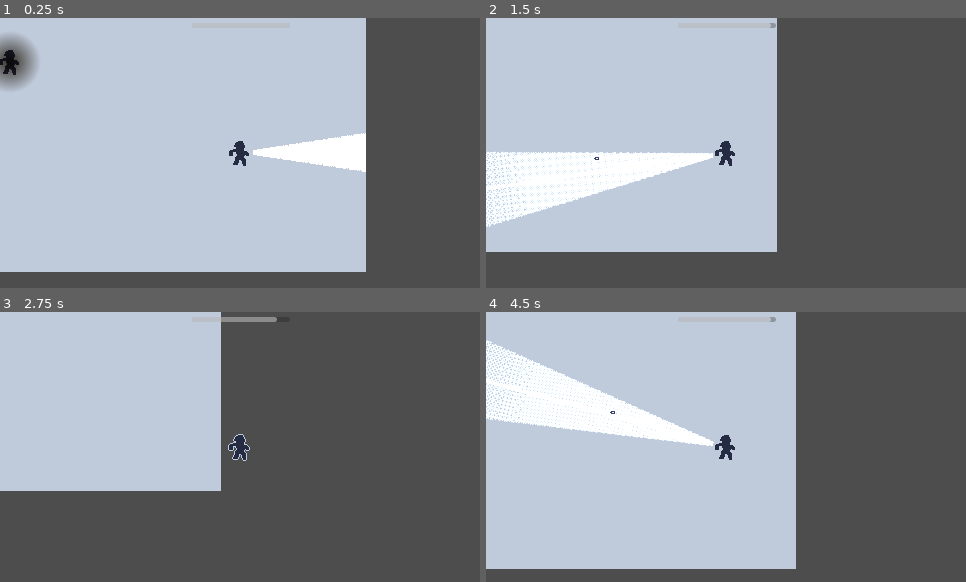
Above: before the commit, frames 1-4 (two rows, left to right).
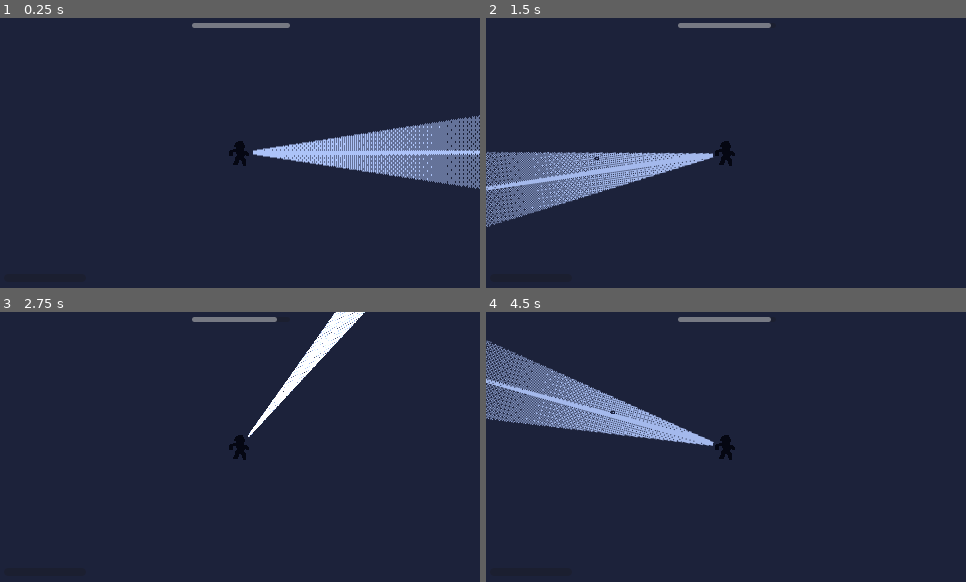
Above: after the commit, the same moments.

Repository: snowfrogdev/1-bit-game-jam-2024
Game: Godot game, scene res://main.tscn
Two runs of this game, one before a commit and one after it. Both use one fixed random seed, a clock stepped at 60 frames per second and the inputs below.
Inputs (mouse positions are in pixels of both pictures, inside the frame that each line leads up to):
- Up to frame 1 (0.25 s): no input
- Up to frame 2 (1.5 s): tap Enter at 0.5 s; move the mouse to (831, 139) at 0.52 s; hold D (Move Right) 0.53-1.28 s; hold Right mouse button (Boost Flashlight) 0.53-1.28 s; move the mouse to (630, 166) at 1.27 s; hold S (Move Down) from 1.28 s (still down); click (630, 166) at 1.35 s
- Up to frame 3 (2.75 s): move the mouse to (288, 387) at 2.02 s; release S (Move Down) at 2.03 s; hold D (Move Right) from 2.03 s (still down); hold Right mouse button (Boost Flashlight) from 2.03 s (still down)
- Up to frame 4 (4.5 s): move the mouse to (702, 501) at 2.77 s; release D (Move Right) at 2.78 s; release Right mouse button (Boost Flashlight) at 2.78 s; hold W (Move Up) 2.78-3.53 s; click (702, 501) at 2.85 s; move the mouse to (870, 487) at 3.52 s; hold Right mouse button (Boost Flashlight) 3.53-4.28 s; hold A (Move Left) from 3.53 s (still down); move the mouse to (582, 406) at 4.27 s; click (582, 406) at 4.35 s

The runs differ from the first frame. In frame 1, 100% of the frame differs, in the area x 0-100%, y 0-100%; in frame 2, 100%; in frame 3, 100%; in frame 4, 100%.

Commit message:
Implement basic enemy AI

Diff:
--- a/bullet.tscn
+++ b/bullet.tscn
@@ -8,7 +8,7 @@
 height = 8.0
 
 [node name="Bullet" type="CharacterBody2D"]
-collision_mask = 4
+collision_mask = 5
 script = ExtResource("1_rl1gh")
 speed = null
 damage = null
--- a/enemy.gd
+++ b/enemy.gd
@@ -1,6 +1,7 @@
 extends CharacterBody2D
 
 @onready var shield_light: PointLight2D = $DarknessShield/PointLight2D
+@onready var navigation_agent: NavigationAgent2D = $NavigationAgent2D
 
 var shield_strength = 100.0 # 100% shield
 var max_shield_strength = 100.0
@@ -9,6 +10,89 @@
 
 var health = 100.0
 
+enum State {IDLE, CHASING, ATTACKING}
+var state := State.IDLE
+
+# Movement variables
+@export var speed := 100.0
+
+# Attack variables
+@export var damage := 10
+@export var attack_cooldown := 1.0 # Time in seconds between attacks
+var attack_timer := 0.0
+
+@onready var player_detection_area: Area2D = $PlayerDetectionArea
+var player: Player = null
+
+@onready var attack_area: Area2D = $AttackArea
+
+func _ready() -> void:
+	player_detection_area.connect("body_entered", _on_PlayerDetectionArea_body_entered)
+	player_detection_area.connect("body_exited", _on_PlayerDetectionArea_body_exited)
+
+	attack_area.connect("body_entered", _on_AttackArea_body_entered)
+	attack_area.connect("body_exited", _on_AttackArea_body_exited)
+
+func _physics_process(delta: float) -> void:
+	match state:
+		State.IDLE:
+			idle_behavior(delta)
+		State.CHASING:
+			chase_behavior(delta)
+		State.ATTACKING:
+			attacking_behavior(delta)
+
+func _process(_delta: float) -> void:
+	var shield_energy = shield_strength / max_shield_strength
+	shield_light.energy = shield_energy
+
+func idle_behavior(_delta: float) -> void:
+	velocity = Vector2.ZERO
+	move_and_slide()
+
+func chase_behavior(_delta: float) -> void:
+	if player:
+		navigation_agent.target_position = player.global_position
+		var next_path_position: Vector2 = navigation_agent.get_next_path_position()
+		velocity = global_position.direction_to(next_path_position) * speed
+		move_and_slide()
+	else:
+		state = State.IDLE
+
+func attacking_behavior(delta: float) -> void:
+	attack_timer -= delta
+	if attack_timer <= 0:
+		perform_attack()
+		attack_timer = attack_cooldown
+
+	velocity = Vector2.ZERO
+	move_and_slide()
+
+func perform_attack() -> void:
+	if player:
+		player.take_damage(damage)
+
+func _on_PlayerDetectionArea_body_entered(body: Node) -> void:
+	if body.is_in_group("player"):
+		player = body
+		state = State.CHASING
+
+func _on_PlayerDetectionArea_body_exited(body: Node) -> void:
+	if body == player:
+		player = null
+		state = State.IDLE
+
+func _on_AttackArea_body_entered(body: Node) -> void:
+	if body.is_in_group("player"):
+		state = State.ATTACKING
+
+func _on_AttackArea_body_exited(body: Node) -> void:
+	if body.is_in_group("player"):
+		if player_detection_area.get_overlapping_bodies().has(body):
+			state = State.CHASING
+		else:
+			state = State.IDLE
+
 func weaken_shield(delta: float) -> void:
 	if is_shield_active:
 		shield_strength -= shield_weakening_rate * delta
@@ -16,10 +100,6 @@
 		if shield_strength <= 0:
 			is_shield_active = false
 
-
-func _process(_delta: float) -> void:
-	var shield_energy = shield_strength / max_shield_strength
-	shield_light.energy = shield_energy
 
 func take_damage(amount: float) -> void:
 	if not is_shield_active:
--- /dev/null
+++ b/enemy.tscn
@@ -0,0 +1,70 @@
+[gd_scene load_steps=8 format=3 uid="uid://b1nwslrd3i07p"]
+
+[ext_resource type="Script" path="res://enemy.gd" id="1_7j61a"]
+[ext_resource type="Texture2D" uid="uid://bvnjauxv7n3ud" path="res://Art/Player.png" id="2_emw4o"]
+
+[sub_resource type="Gradient" id="Gradient_6asce"]
+offsets = PackedFloat32Array(0, 0.701299, 1)
+colors = PackedColorArray(0.977937, 0.977937, 0.977937, 1, 0, 0, 0, 1, 0, 0, 0, 1)
+
+[sub_resource type="GradientTexture2D" id="GradientTexture2D_we60k"]
+gradient = SubResource("Gradient_6asce")
+fill = 1
+fill_from = Vector2(0.5, 0.5)
+fill_to = Vector2(0, 0)
+
+[sub_resource type="CapsuleShape2D" id="CapsuleShape2D_ocgc6"]
+radius = 12.0
+height = 32.0
+
+[sub_resource type="CircleShape2D" id="CircleShape2D_onawy"]
+radius = 336.001
+
+[sub_resource type="CircleShape2D" id="CircleShape2D_3oeyb"]
+radius = 21.0238
+
+[node name="Enemy" type="CharacterBody2D" groups=["enemy"]]
+position = Vector2(125, 60)
+collision_layer = 4
+motion_mode = 1
+script = ExtResource("1_7j61a")
+metadata/_edit_group_ = true
+
+[node name="Sprite2D" type="Sprite2D" parent="."]
+texture = ExtResource("2_emw4o")
+
+[node name="CollisionPolygon2D" type="CollisionPolygon2D" parent="."]
+polygon = PackedVector2Array(-10, -13, 10, -13, 10, 14, -10, 14)
+
+[node name="DarknessShield" type="Node2D" parent="."]
+
+[node name="PointLight2D" type="PointLight2D" parent="DarknessShield"]
+color = Color(0.752941, 0.796078, 0.862745, 1)
+blend_mode = 1
+texture = SubResource("GradientTexture2D_we60k")
+
+[node name="LightDetectionArea" type="Area2D" parent="."]
+collision_layer = 4
+collision_mask = 0
+
+[node name="CollisionShape2D" type="CollisionShape2D" parent="LightDetectionArea"]
+position = Vector2(-1, 1)
+shape = SubResource("CapsuleShape2D_ocgc6")
+debug_color = Color(0.378007, 0.610686, 0.177413, 0.42)
+
+[node name="PlayerDetectionArea" type="Area2D" parent="."]
+collision_layer = 0
+collision_mask = 2
+
+[node name="CollisionShape2D" type="CollisionShape2D" parent="PlayerDetectionArea"]
+shape = SubResource("CircleShape2D_onawy")
+
+[node name="AttackArea" type="Area2D" parent="."]
+collision_layer = 0
+collision_mask = 2
+
+[node name="CollisionShape2D" type="CollisionShape2D" parent="AttackArea"]
+shape = SubResource("CircleShape2D_3oeyb")
+debug_color = Color(0.972549, 0, 0, 0.419608)
+
+[node name="NavigationAgent2D" type="NavigationAgent2D" parent="."]
--- a/main.tscn
+++ b/main.tscn
@@ -1,37 +1,45 @@
-[gd_scene load_steps=9 format=3 uid="uid://cjutvug40fcn5"]
+[gd_scene load_steps=11 format=3 uid="uid://cjutvug40fcn5"]
 
 [ext_resource type="Script" path="res://player.gd" id="1_ju24g"]
 [ext_resource type="Texture2D" uid="uid://bvnjauxv7n3ud" path="res://Art/Player.png" id="1_trjdm"]
 [ext_resource type="Texture2D" uid="uid://d1gk2voo01am4" path="res://Art/light-cone.png" id="3_n7gm0"]
 [ext_resource type="Script" path="res://ui_progress_bar.gd" id="4_4tnfn"]
-[ext_resource type="Script" path="res://enemy.gd" id="5_6c404"]
+[ext_resource type="Script" path="res://ui_health.gd" id="5_dl1nf"]
+[ext_resource type="PackedScene" uid="uid://b1nwslrd3i07p" path="res://enemy.tscn" id="5_ucd7q"]
 
-[sub_resource type="Gradient" id="Gradient_6asce"]
-offsets = PackedFloat32Array(0, 0.701299, 1)
-colors = PackedColorArray(0.977937, 0.977937, 0.977937, 1, 0, 0, 0, 1, 0, 0, 0, 1)
+[sub_resource type="NavigationPolygon" id="NavigationPolygon_u51tl"]
+vertices = PackedVector2Array(280.711, 16.4375, 2823, -840.008, 2823, 1800, 113.906, 280.938, 265.672, 38.3594, 50.4063, 323.07, 55.8594, 315.898, 75.75, 331.039, 260.406, 31.0391, 42.5, 199.008, -103.258, 115.539, 4.53906, 146.25, 22.3516, 124.797, 26.4375, 130.477, -129.008, 104.742, -107.508, 121.109, -1931.02, 1800, -1933.97, -842.977, -168.367, 156.461, 243.922, -34.7031)
+polygons = Array[PackedInt32Array]([PackedInt32Array(0, 1, 2, 3, 4), PackedInt32Array(5, 6, 7), PackedInt32Array(4, 8, 0), PackedInt32Array(9, 4, 3), PackedInt32Array(9, 3, 10), PackedInt32Array(11, 9, 10), PackedInt32Array(12, 13, 11, 10, 14), PackedInt32Array(10, 15, 14), PackedInt32Array(7, 3, 2), PackedInt32Array(7, 2, 16, 5), PackedInt32Array(5, 16, 17, 18), PackedInt32Array(14, 18, 17), PackedInt32Array(1, 0, 19), PackedInt32Array(17, 1, 19), PackedInt32Array(14, 17, 19, 12)])
+outlines = Array[PackedVector2Array]([PackedVector2Array(-1954, -863, 2843, -860, 2843, 1820, -1951, 1820)])
+source_geometry_mode = 1
+agent_radius = 20.0
 
-[sub_resource type="GradientTexture2D" id="GradientTexture2D_we60k"]
-gradient = SubResource("Gradient_6asce")
-fill = 1
-fill_from = Vector2(0.5, 0.5)
-fill_to = Vector2(0, 0)
+[sub_resource type="RectangleShape2D" id="RectangleShape2D_kilgr"]
+size = Vector2(235, 25)
 
-[sub_resource type="CapsuleShape2D" id="CapsuleShape2D_ocgc6"]
-radius = 12.0
-height = 32.0
+[sub_resource type="OccluderPolygon2D" id="OccluderPolygon2D_43enm"]
+polygon = PackedVector2Array(-114.691, -11.9604, 115.719, -11.4478, 116.282, 10.7487, -114.924, 10.8419)
+
+[sub_resource type="OccluderPolygon2D" id="OccluderPolygon2D_cm7eb"]
+polygon = PackedVector2Array(-115.856, -11.9372, -115.821, 10.2664, -115.01, 10.8507, 115.628, 10.5413, 116.797, 8.91818, 116.99, -11.8896, 108.388, -11.9214)
 
 [node name="Main" type="Node2D"]
 
 [node name="CanvasModulate" type="CanvasModulate" parent="."]
-visible = false
 color = Color(0.14902, 0.168627, 0.266667, 1)
 
 [node name="Polygon2D" type="Polygon2D" parent="."]
+position = Vector2(-1957, -866)
+scale = Vector2(10, 10)
 color = Color(0.752941, 0.796078, 0.862745, 1)
 polygon = PackedVector2Array(0, 0, 481, 0, 481, 270, 0, 270)
 
-[node name="Player" type="CharacterBody2D" parent="."]
-position = Vector2(355, 151)
+[node name="NavigationRegion2D" type="NavigationRegion2D" parent="."]
+navigation_polygon = SubResource("NavigationPolygon_u51tl")
+
+[node name="Player" type="CharacterBody2D" parent="." groups=["player"]]
+position = Vector2(468, 253)
+collision_layer = 2
 motion_mode = 1
 script = ExtResource("1_ju24g")
 speed = 100.0
@@ -56,15 +64,14 @@
 position = Vector2(-14, 0)
 enabled = false
 target_position = Vector2(-306, 0)
-collision_mask = 4
+collision_mask = 5
 collide_with_areas = true
-collide_with_bodies = false
 
 [node name="Camera2D" type="Camera2D" parent="Player"]
 
 [node name="UI" type="CanvasLayer" parent="."]
 
-[node name="ProgressBar" type="ProgressBar" parent="UI"]
+[node name="Flashlight" type="ProgressBar" parent="UI"]
 anchors_preset = 5
 anchor_left = 0.5
 anchor_right = 0.5
@@ -80,34 +87,54 @@
 show_percentage = false
 script = ExtResource("4_4tnfn")
 
-[node name="Enemy" type="CharacterBody2D" parent="." groups=["enemy"]]
-position = Vector2(125, 60)
-collision_layer = 4
-motion_mode = 1
-script = ExtResource("5_6c404")
+[node name="Health" type="ProgressBar" parent="UI"]
+offset_left = 4.0
+offset_top = 256.0
+offset_right = 86.0
+offset_bottom = 264.0
+show_percentage = false
+script = ExtResource("5_dl1nf")
+
+[node name="Enemy" parent="." instance=ExtResource("5_ucd7q")]
+position = Vector2(12, 13)
+speed = 70.0
+
+[node name="Wall" type="StaticBody2D" parent="." groups=["navigation_polygon_source_geometry_group"]]
+position = Vector2(-40, 214)
+rotation = 0.650825
+scale = Vector2(1, 1)
+collision_mask = 7
 metadata/_edit_group_ = true
 
-[node name="Sprite2D" type="Sprite2D" parent="Enemy"]
-texture = ExtResource("1_trjdm")
+[node name="CollisionShape2D" type="CollisionShape2D" parent="Wall"]
+position = Vector2(0.5, -0.5)
+shape = SubResource("RectangleShape2D_kilgr")
 
-[node name="CollisionPolygon2D" type="CollisionPolygon2D" parent="Enemy"]
-visible = false
-polygon = PackedVector2Array(-10, -13, 10, -13, 10, 14, -10, 14)
+[node name="Polygon2D" type="Polygon2D" parent="Wall"]
+offset = Vector2(-26, 8)
+polygon = PackedVector2Array(-90, -20, 143, -20, 143, 3, -90, 3)
 
-[node name="DarknessShield" type="Node2D" parent="Enemy"]
+[node name="LightOccluder2D" type="LightOccluder2D" parent="Wall"]
+scale = Vector2(1, 1)
+occluder = SubResource("OccluderPolygon2D_43enm")
 
-[node name="PointLight2D" type="PointLight2D" parent="Enemy/DarknessShield"]
-color = Color(0.752941, 0.796078, 0.862745, 1)
-blend_mode = 1
-texture = SubResource("GradientTexture2D_we60k")
+[node name="Wall2" type="StaticBody2D" parent="." groups=["navigation_polygon_source_geometry_group"]]
+position = Vector2(135, 93)
+rotation = -0.623949
+scale = Vector2(1, 1)
+collision_mask = 7
+metadata/_edit_group_ = true
 
-[node name="LightDetectionArea" type="Area2D" parent="Enemy"]
-collision_layer = 4
-collision_mask = 0
+[node name="CollisionShape2D" type="CollisionShape2D" parent="Wall2"]
+position = Vector2(0.5, -0.5)
+shape = SubResource("RectangleShape2D_kilgr")
 
-[node name="CollisionShape2D" type="CollisionShape2D" parent="Enemy/LightDetectionArea"]
-visible = false
-position = Vector2(-1, 1)
-shape = SubResource("CapsuleShape2D_ocgc6")
+[node name="Polygon2D" type="Polygon2D" parent="Wall2"]
+offset = Vector2(-26, 8)
+polygon = PackedVector2Array(-90, -20, 143, -20, 143, 3, -90, 3)
 
-[connection signal="battery_level_changed" from="Player" to="UI/ProgressBar" method="_on_battery_level_changed"]
+[node name="LightOccluder2D" type="LightOccluder2D" parent="Wall2"]
+occluder = SubResource("OccluderPolygon2D_cm7eb")
+
+[connection signal="battery_level_changed" from="Player" to="UI/Flashlight" method="_on_battery_level_changed"]
+[connection signal="health_level_changed" from="Player" to="UI/Health" method="_on_health_level_changed"]
--- a/player.gd
+++ b/player.gd
@@ -1,9 +1,18 @@
+class_name Player
+
 extends CharacterBody2D
+
+@onready var flashlight: PointLight2D = $Flashlight
+@onready var boost_ray: RayCast2D = $Flashlight/BoostRay
 
 @export var speed := 300.0
 
-@onready var flashlight: PointLight2D = $Flashlight
-@onready var boost_ray: RayCast2D = $Flashlight/BoostRay
+# Health properties
+@export var health_level := 100.0 # 100% health
+@export var max_health_level := 100.0
+@export var min_health_level := 0.0
+signal health_level_changed(health_level: float)
+
 
 # Battery properties
 @export var battery_drain_speed := 20.0 # percentage drained per second
@@ -108,6 +117,7 @@
 		var collider = boost_ray.get_collider()
 		var parent = collider.get_parent()
 		if parent.is_in_group("enemy"):
+			print("Enemy hit by flashlight")
 			parent.weaken_shield(delta)
 
 func shoot():
@@ -125,3 +135,13 @@
 
 func update_shooting(delta: float):
 	time_since_last_shot += delta
+
+func take_damage(damage: int) -> void:
+	health_level -= damage
+	health_level = clamp(health_level, min_health_level, max_health_level)
+	health_level_changed.emit(health_level / max_health_level)
+	if health_level <= min_health_level:
+		die()
+
+func die() -> void:
+	queue_free()
--- /dev/null
+++ b/ui_health.gd
@@ -0,0 +1,5 @@
+extends ProgressBar
+
+
+func _on_health_level_changed(health_level: float) -> void:
+	value = health_level * 100
